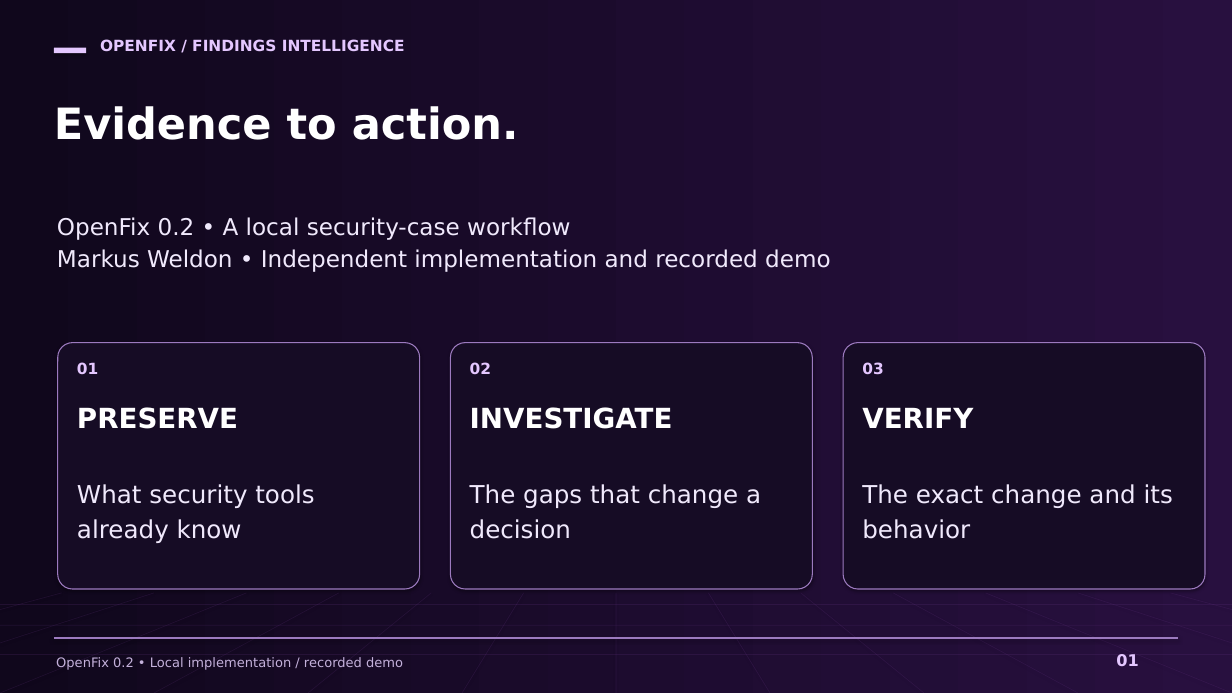
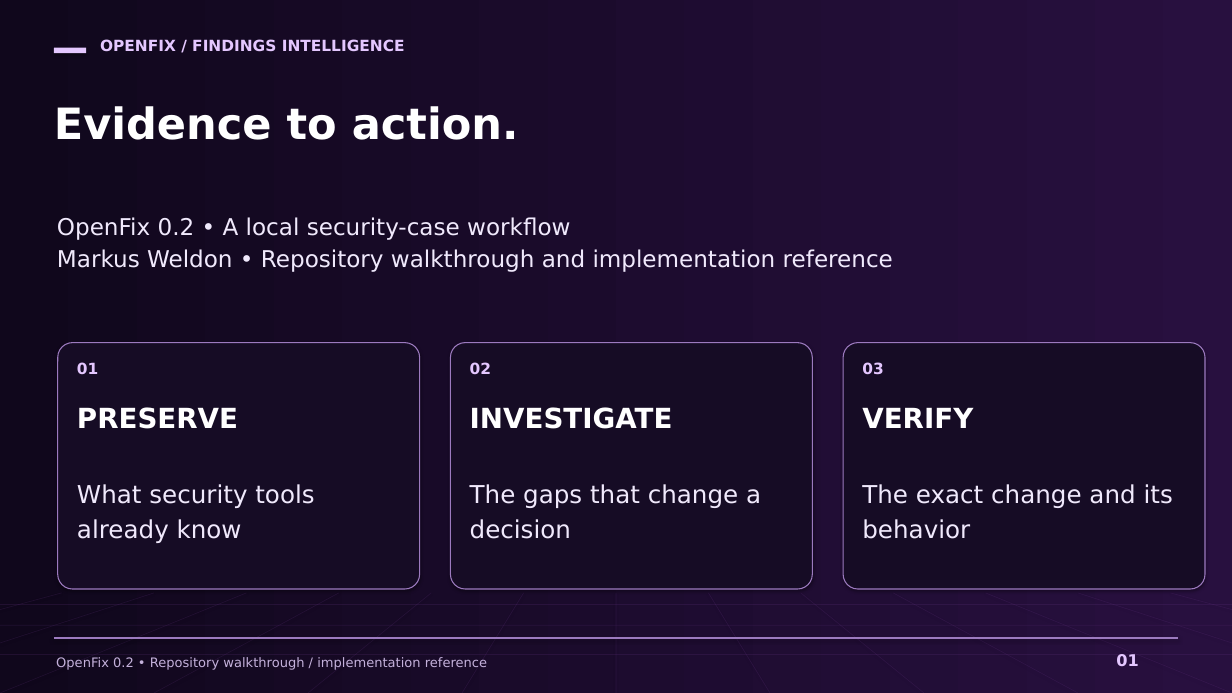
Before and after one commit to markusweldon/openfix, a slide deck: slide 1 of docs/prep/openfix-customer-workflow.pptx. Drawn at 1232x693 pixels with LibreOffice and Linux fonts; fonts in the diff are those of the drawing. Boxes give left, top, right and bottom in pixels: in the first picture for what was removed or moved away, otherwise in the second. Text is boxed around its words. In the diff, an @@ line names an element or a change of style, - is before the commit and + after.

Commit message:
Lead OpenFix with repository value and detailed architecture diagrams
Add a source-reading walkthrough, AI security versus mature DevSecOps explanation, and nine rendered Mermaid diagrams covering system boundaries, evidence, lifecycle, agent handoffs, data, production evolution and evaluation. Preserve implementation/proposal distinctions and explain design tradeoffs.

Remove checked-in playback assets and reframe README, preparation materials and the purple deck around repository discussion. Validate links, diagram rendering/source agreement, and all sixteen slide exports. Runtime code is unchanged.

```diff
--- a/docs/prep/openfix-customer-workflow.pptx
+++ b/docs/prep/openfix-customer-workflow.pptx
@@ text at bbox=[57, 249, 893, 272]: text changed @@
-Markus Weldon • Independent implementation and recorded demo
+Markus Weldon • Repository walkthrough and implementation reference
@@ text at bbox=[56, 657, 487, 670]: text changed @@
-OpenFix 0.2 • Local implementation / recorded demo
+OpenFix 0.2 • Repository walkthrough / implementation reference
```
Also in this commit, not shown: 14 other slides changed, 1 slide added, 1 slide removed, 23 other files.
